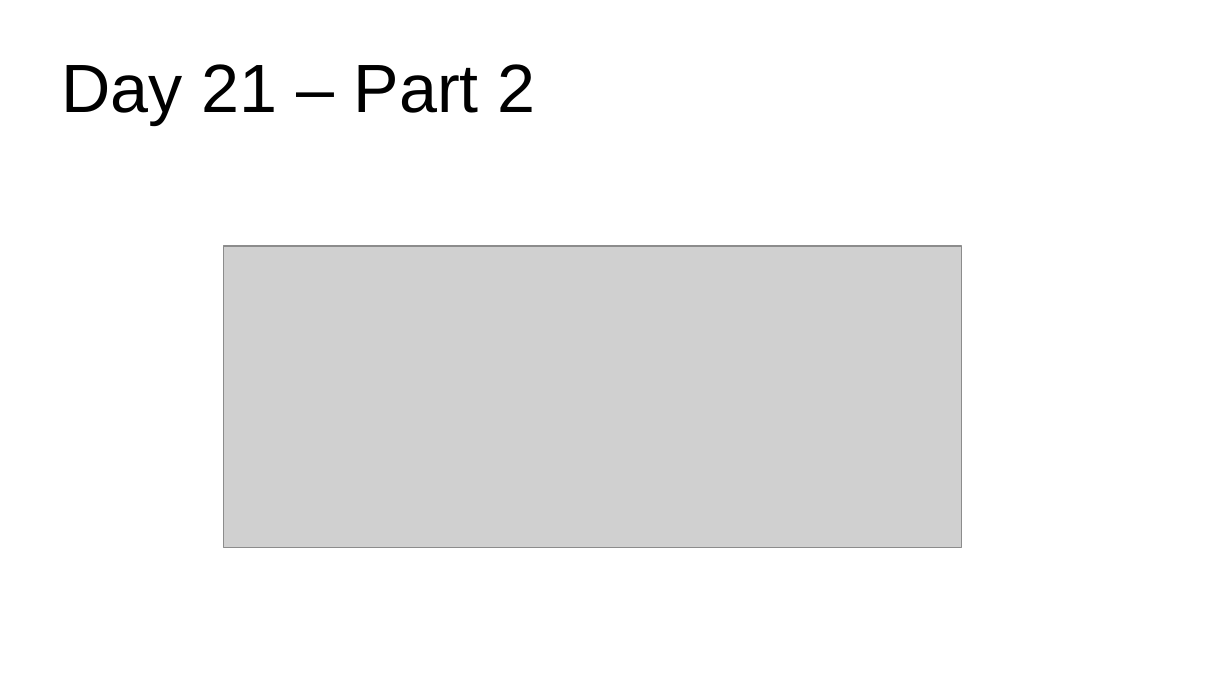
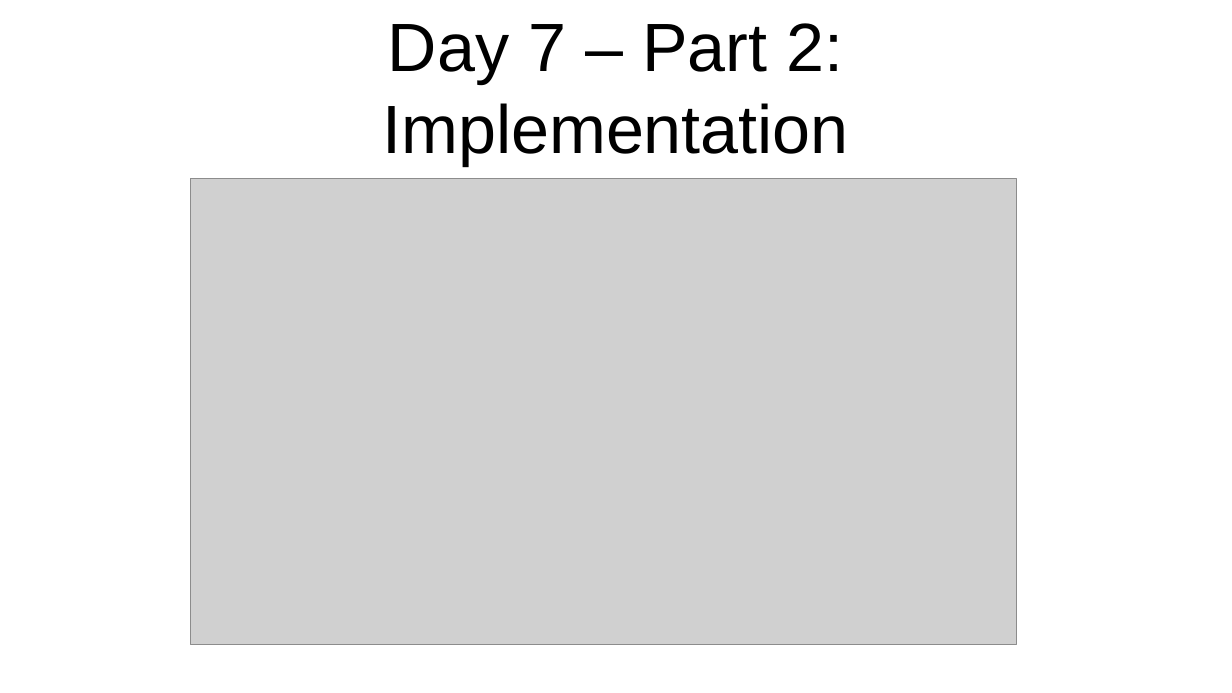
Before and after one commit to jlewis200/advent_of_code_21, a slide deck: slide 22 of aoc-cantina-time.odp (slide 9 before the commit). Drawn at 1232x693 pixels with LibreOffice and Linux fonts; fonts in the diff are those of the drawing; grey boxes stand for pictures. Boxes give left, top, right and bottom in pixels: in the first picture for what was removed or moved away, otherwise in the second. Text is boxed around its words. In the diff, an @@ line names an element or a change of style, - is before the commit and + after.

```diff
--- a/aoc-cantina-time.odp
+++ b/aoc-cantina-time.odp
@@ title at (382, 23, 849, 166): text changed @@
-Day 21 – Part 2
+Day 7 – Part 2:
+Implementation
@@ picture: place and size @@
-picture at (224, 246, 961, 548)
+picture at (190, 179, 1017, 645)
```
Also in this commit, not shown: 5 other slides changed, 22 slides added, 3 slides removed, 13 other files.
